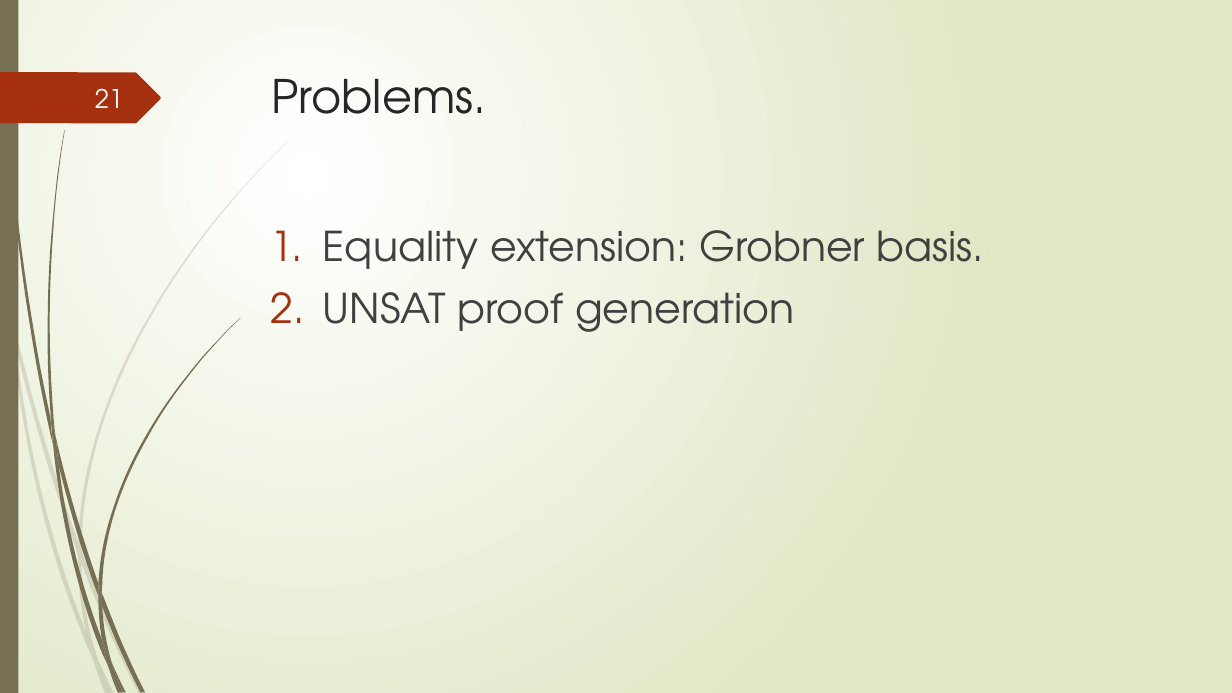
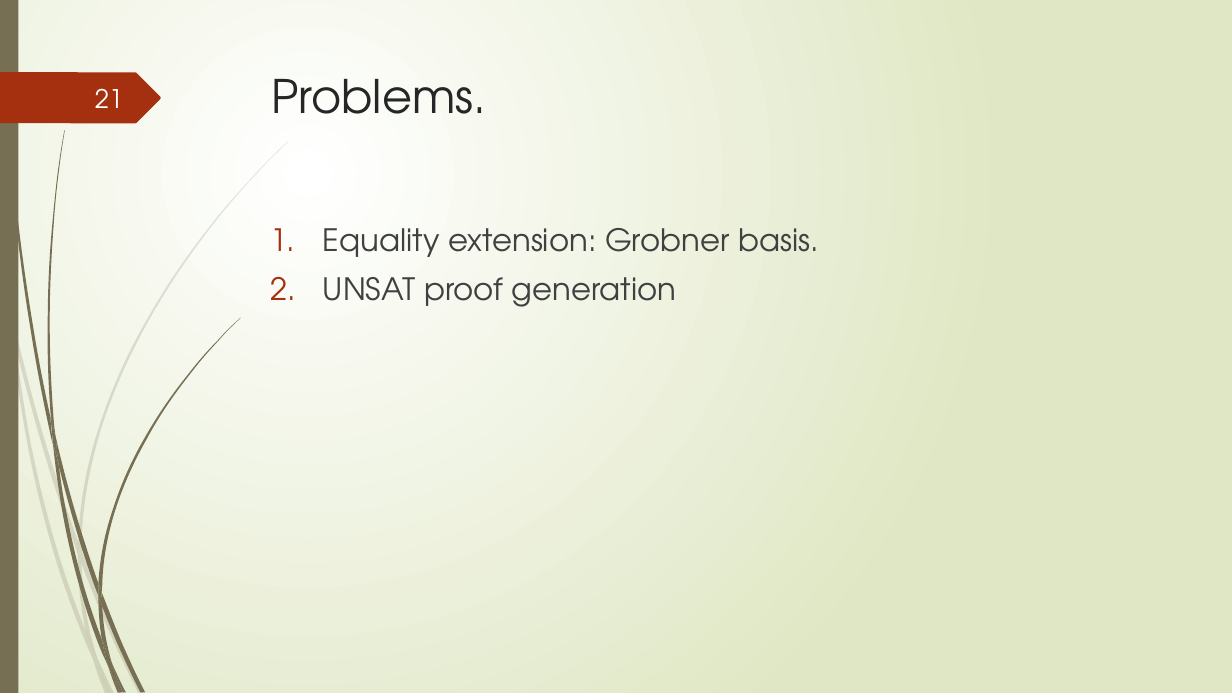
Before and after one commit to tungvx/raSAT, a slide deck: slide 21 of report/midterm.pptx. Drawn at 1232x693 pixels with LibreOffice and Linux fonts; fonts in the diff are those of the drawing. Boxes give left, top, right and bottom in pixels: in the first picture for what was removed or moved away, otherwise in the second. Text is boxed around its words. In the diff, an @@ line names an element or a change of style, - is before the commit and + after.

```diff
--- a/report/midterm.pptx
+++ b/report/midterm.pptx
@@ text "Equality extension: Grobner basis." at (323,228,819,307): size 32 to 24 pt @@
```
Also in this commit, not shown: 14 other slides changed.
